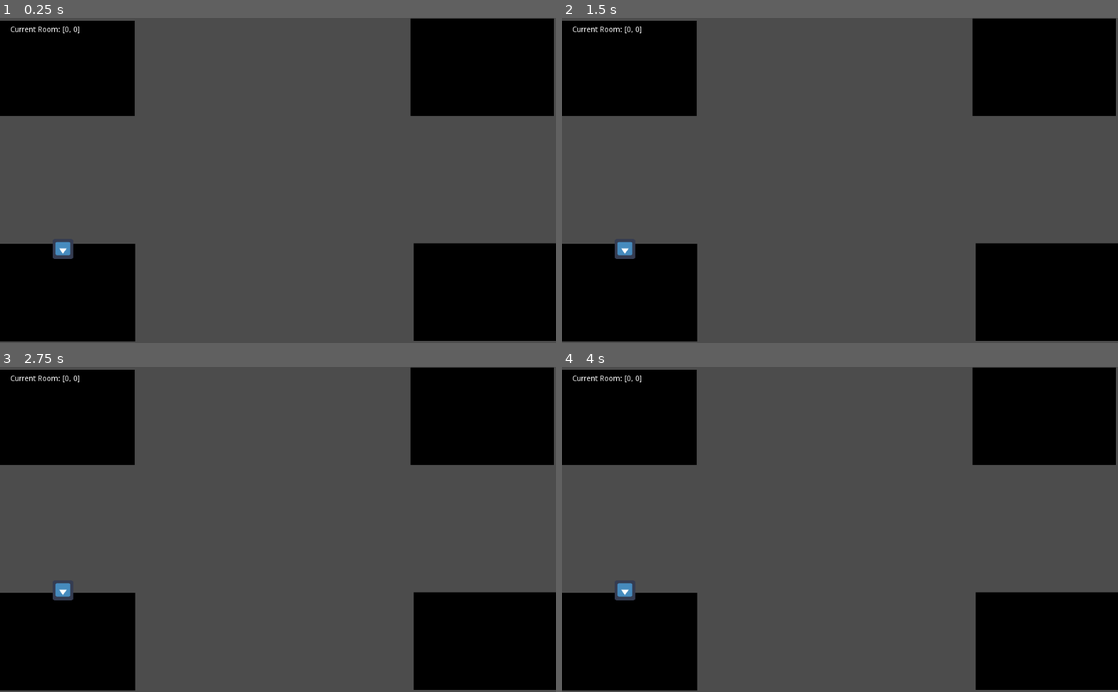
Above: before the commit, frames 1-4 (two rows, left to right).
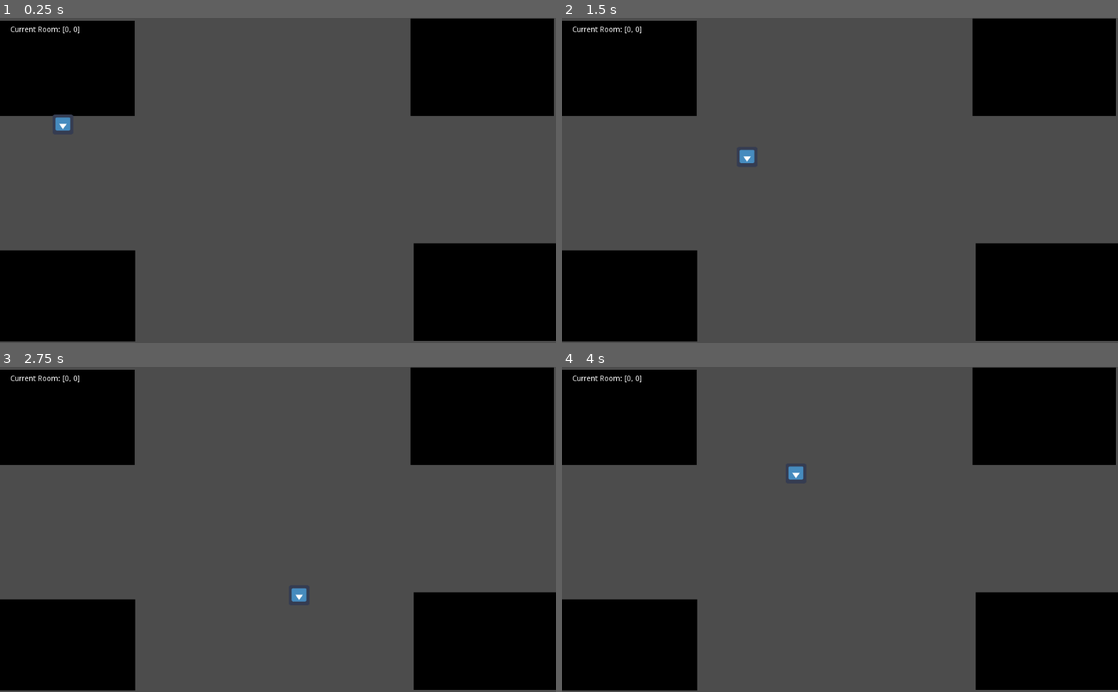
Above: after the commit, the same moments.

Repository: nygren23/GameJam2022
Game: Godot game, scene res://CrossRoom.tscn
Same seed, same stepped clock (60 frames per second), same inputs: the game is played once before the commit and once after it. This scene is started directly instead of the project's main scene. The engine's default icon, where the game draws it, is replaced by a stand-in: a white triangle on a blue panel in a dark square.
Inputs:
- Up to frame 1 (0.25 s): no input
- Up to frame 2 (1.5 s): hold D (move_right) 0.53-1.28 s; tap Space (spacebar) at 0.6, 1.35 s; hold S (move_down) from 1.28 s (still down)
- Up to frame 3 (2.75 s): release S (move_down) at 2.03 s; hold D (move_right) from 2.03 s (still down); tap Space (spacebar) at 2.1 s
- Up to frame 4 (4 s): release D (move_right) at 2.78 s; hold W (move_up) 2.78-3.53 s; tap Space (spacebar) at 2.85, 3.6 s; hold A (move_left) from 3.53 s (still down)

The runs differ from the first frame. In frame 1, 0.7% of the frame differs, in the area x 0-25%, y 29-75%; in frame 2, 0.7%; in frame 3, 0.7%; in frame 4, 0.7%.
Error in both runs: Attempt to call function 'play' in base 'null instance' on a null instance. (res://Player.gd:25)

Commit message:
added cross room collision layers

Diff:
--- a/CrossRoom.gd
+++ b/CrossRoom.gd
@@ -12,7 +12,7 @@
 	elif(Global.lastDirection == "Left"):
 		player.position = Vector2 (650, 150)
 	elif(Global.lastDirection == "Right"):
-		player.position = Vector2 (-150, 150)
+		player.position = Vector2 (-150, -120)
 	else:
 		player.position = Vector2(300, -150)
 	add_child(player)
--- a/CrossRoom.tscn
+++ b/CrossRoom.tscn
@@ -12,7 +12,7 @@
 extents = Vector2( 131, 89 )
 
 [sub_resource type="RectangleShape2D" id=4]
-extents = Vector2( 134.25, 90.75 )
+extents = Vector2( 129.25, 85.25 )
 
 [sub_resource type="RectangleShape2D" id=5]
 extents = Vector2( 12, 253.004 )
@@ -72,25 +72,25 @@
 position = Vector2( 58, 586 )
 
 [node name="CollisionShape2D" type="CollisionShape2D" parent="BottomLeft"]
-position = Vector2( 63.75, -74.25 )
+position = Vector2( 58.75, -68.75 )
 shape = SubResource( 4 )
 
 [node name="ColorRect4" type="ColorRect" parent="BottomLeft"]
 margin_left = -66.0
-margin_top = -169.0
+margin_top = -157.0
 margin_right = 191.0
 margin_bottom = 11.0
 color = Color( 0, 0, 0, 1 )
 
 [node name="TransitionLeft" type="Area2D" parent="."]
-position = Vector2( -24, 295 )
+position = Vector2( -56, 292 )
 
 [node name="CollisionShape2D" type="CollisionShape2D" parent="TransitionLeft"]
 position = Vector2( 0, -1 )
 shape = SubResource( 5 )
 
 [node name="TransitionDown" type="Area2D" parent="."]
-position = Vector2( 530, 627 )
+position = Vector2( 530, 647 )
 rotation = 1.57013
 
 [node name="CollisionShape2D" type="CollisionShape2D" parent="TransitionDown"]
@@ -98,7 +98,7 @@
 shape = SubResource( 5 )
 
 [node name="TransitionUp" type="Area2D" parent="."]
-position = Vector2( 514, -24 )
+position = Vector2( 517, -39 )
 rotation = 1.57013
 
 [node name="CollisionShape2D" type="CollisionShape2D" parent="TransitionUp"]
@@ -106,7 +106,7 @@
 shape = SubResource( 5 )
 
 [node name="TransitionRight" type="Area2D" parent="."]
-position = Vector2( 1049, 301 )
+position = Vector2( 1083, 296 )
 
 [node name="CollisionShape2D" type="CollisionShape2D" parent="TransitionRight"]
 position = Vector2( 5, 2 )
@@ -118,6 +118,8 @@
 [node name="Top" type="StaticBody2D" parent="."]
 visible = false
 position = Vector2( 255, 13 )
+collision_layer = 4
+collision_mask = 4
 
 [node name="CollisionShape2D" type="CollisionShape2D" parent="Top"]
 position = Vector2( 250, 78 )
@@ -133,6 +135,8 @@
 [node name="Bottom" type="StaticBody2D" parent="."]
 visible = false
 position = Vector2( 260, 431 )
+collision_layer = 4
+collision_mask = 4
 
 [node name="CollisionShape2D" type="CollisionShape2D" parent="Bottom"]
 position = Vector2( 250, 78 )
@@ -147,7 +151,9 @@
 
 [node name="Left" type="StaticBody2D" parent="."]
 visible = false
-position = Vector2( -13, 191 )
+position = Vector2( -16, 197 )
+collision_layer = 4
+collision_mask = 4
 
 [node name="CollisionShape2D" type="CollisionShape2D" parent="Left"]
 position = Vector2( 138, 108 )
@@ -155,14 +161,16 @@
 
 [node name="ColorRect" type="ColorRect" parent="Left"]
 margin_left = 12.0
-margin_top = -11.0
+margin_top = -23.0
 margin_right = 262.0
-margin_bottom = 229.0
+margin_bottom = 248.0
 color = Color( 0, 0, 0, 1 )
 
 [node name="Right" type="StaticBody2D" parent="."]
 visible = false
 position = Vector2( 750, 187 )
+collision_layer = 4
+collision_mask = 4
 
 [node name="CollisionShape2D" type="CollisionShape2D" parent="Right"]
 position = Vector2( 138, 108 )
